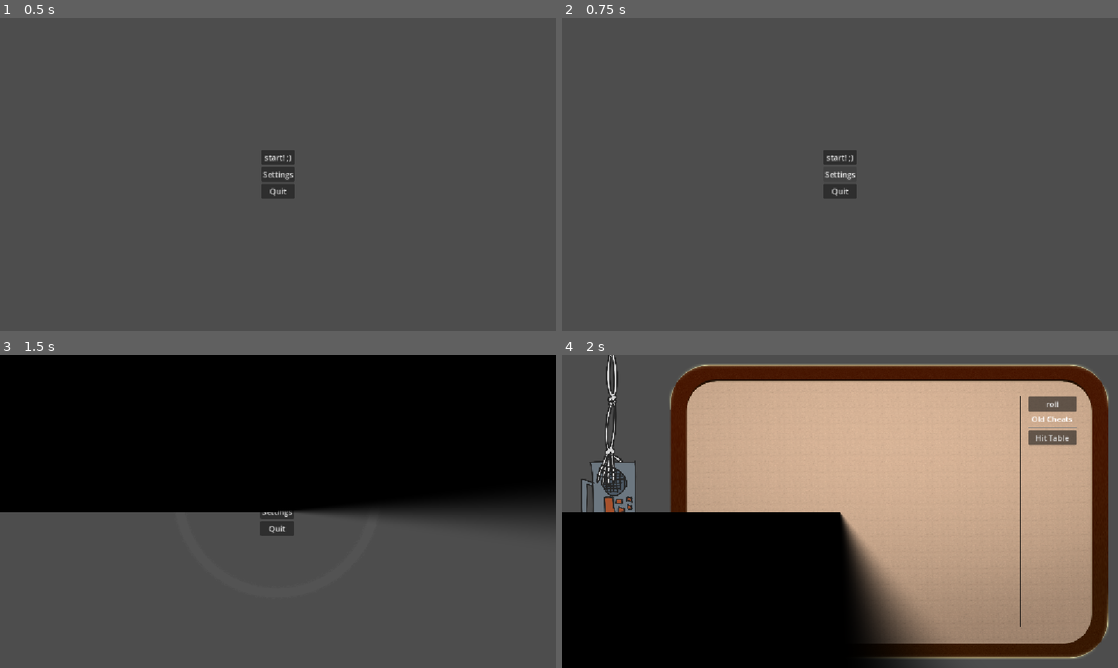
Above: before the commit, frames 1-4 (two rows, left to right).
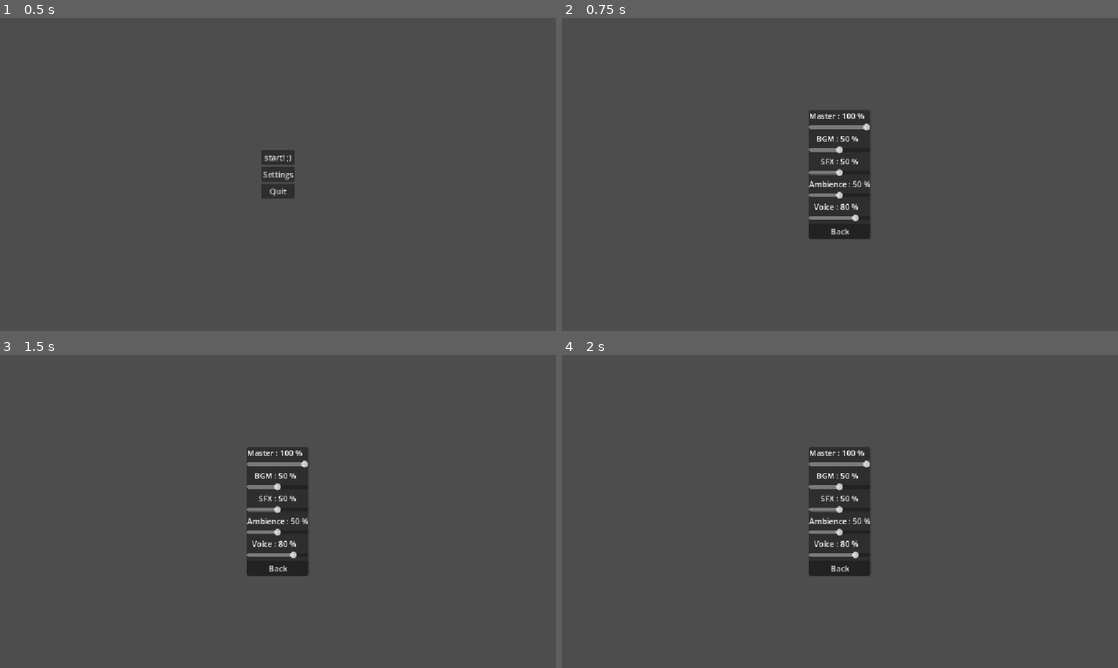
Above: after the commit, the same moments.

Repository: vhoyer/ludum_dare_60
Game: Godot game, scene res://stages/main_menu/main_menu.tscn
The game is run twice, just before and just after one commit, with the same random seed, the same clock (stepped at 60 frames per second) and the same inputs.
Inputs (mouse positions are in pixels of both pictures, inside the frame that each line leads up to):
- Up to frame 1 (0.5 s): no input
- Up to frame 2 (0.75 s): click "Settings" at 0.5 s
- Up to frame 3 (1.5 s): click (278, 495) at 1.25 s, where only the run before the commit has a clickable "start! ,)"
- Up to frame 4 (2 s): no input

Frame 1 is identical in both runs. In frame 2, 3.8% of the frame differs, in the area x 44-56%, y 29-71%; in frame 3, 53%; in frame 4, 85%, in the area x 0-99%, y 0-100%.

Commit message:
Add Settings Menu Connected to Main Menu

Diff:
--- a/stages/main_menu/main_menu.tscn
+++ b/stages/main_menu/main_menu.tscn
@@ -5,6 +5,7 @@
 [ext_resource type="Script" uid="uid://d161jm3n6y53c" path="res://components/game_cursor/cursor_on_parent.gd" id="2_wyd67"]
 [ext_resource type="Resource" uid="uid://d17wkpun5jdvw" path="res://components/game_cursor/cursors/hammer.tres" id="3_7wn7o"]
 [ext_resource type="Script" uid="uid://tv3dksflndin" path="res://stages/main_menu/quit_button.gd" id="4_7wn7o"]
+[ext_resource type="Script" uid="uid://ueeqi2h4imq1" path="res://stages/main_menu/settings_button.gd" id="4_jofpu"]
 
 [node name="Main" type="CenterContainer" unique_id=1983816057]
 anchors_preset = 15
@@ -30,6 +31,7 @@
 [node name="SettingsButton" type="Button" parent="VBoxContainer" unique_id=1420342401]
 layout_mode = 2
 text = "Settings"
+script = ExtResource("4_jofpu")
 
 [node name="QuitButton" type="Button" parent="VBoxContainer" unique_id=493804935]
 layout_mode = 2
@@ -42,4 +44,5 @@
 [node name="GameCursor" parent="Camera2D" unique_id=1907159996 instance=ExtResource("2_owbi8")]
 
 [connection signal="button_down" from="VBoxContainer/StartButton" to="VBoxContainer/StartButton" method="_on_button_down"]
+[connection signal="pressed" from="VBoxContainer/SettingsButton" to="VBoxContainer/SettingsButton" method="_on_pressed"]
 [connection signal="pressed" from="VBoxContainer/QuitButton" to="VBoxContainer/QuitButton" method="_on_pressed"]
--- /dev/null
+++ b/stages/main_menu/settings_button.gd
@@ -0,0 +1,5 @@
+extends Button
+
+
+func _on_pressed():
+	get_tree().change_scene_to_file("res://stages/settings_menu/settings_menu.tscn")
--- a/components/settings/settings_menu.tscn
+++ b/stages/settings_menu/settings_menu.tscn
@@ -1,7 +1,7 @@
 [gd_scene format=3 uid="uid://cd342lxt581l4"]
 
 [ext_resource type="PackedScene" uid="uid://bmh68yefaofg8" path="res://components/settings/settings_menu_content.tscn" id="1_orxww"]
-[ext_resource type="Script" uid="uid://bu4cyxumobyrd" path="res://components/settings/settings_menu.gd" id="1_ttqbk"]
+[ext_resource type="Script" uid="uid://bu4cyxumobyrd" path="res://stages/settings_menu/settings_menu.gd" id="1_ttqbk"]
 
 [node name="SettingsMenu" type="Control" unique_id=1569673479]
 layout_mode = 3
Not shown, added: stages/main_menu/settings_button.gd.uid
Renamed: components/settings/settings_menu.gd -> stages/settings_menu/settings_menu.gd
Renamed: components/settings/settings_menu.gd.uid -> stages/settings_menu/settings_menu.gd.uid
